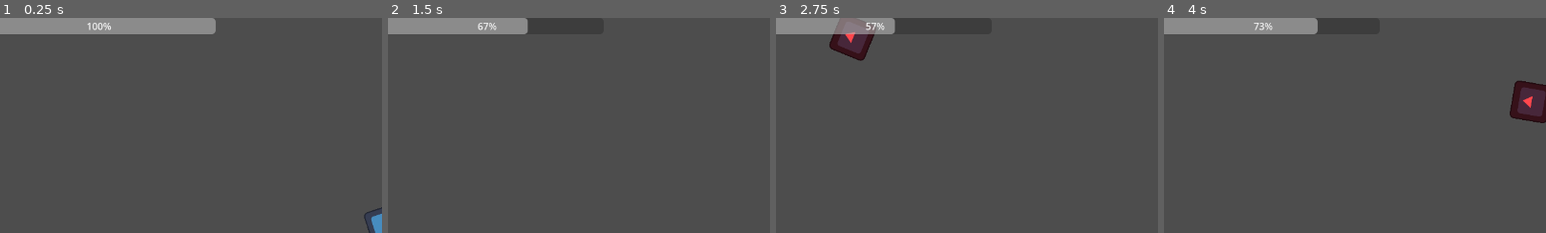
Above: before the commit, frames 1-4 (left to right).
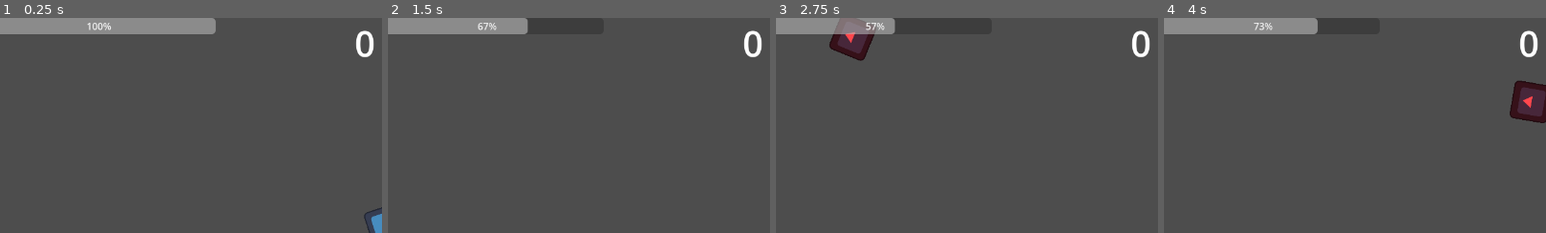
Above: after the commit, the same moments.

Repository: adsuttman/GDTest
Game: Godot game, scene res://main_level.tscn
Two runs of this game, one before a commit and one after it. Both use one fixed random seed, a clock stepped at 60 frames per second and the inputs below. The engine's default icon, where the game draws it, is replaced by a stand-in: a white triangle on a blue panel in a dark square.
Inputs (mouse positions are % of the whole screen's width and height, from its top left):
- Up to frame 1 (0.25 s): no input
- Up to frame 2 (1.5 s): tap Enter at 0.5 s; move the mouse to (72, 45) at 0.52 s; hold D (move_right) 0.53-1.28 s; hold Shift (boost) 0.53-1.28 s; move the mouse to (30, 55) at 1.27 s; hold S (move_down) from 1.28 s (still down); tap Space (shoot) at 1.35 s
- Up to frame 3 (2.75 s): move the mouse to (60, 28) at 2.02 s; release S (move_down) at 2.03 s; hold D (move_right) from 2.03 s (still down); hold Shift (boost) from 2.03 s (still down)
- Up to frame 4 (4 s): move the mouse to (45, 70) at 2.77 s; release D (move_right) at 2.78 s; release Shift (boost) at 2.78 s; hold W (move_up) 2.78-3.53 s; tap Space (shoot) at 2.85 s; move the mouse to (80, 65) at 3.52 s; hold A (move_left) from 3.53 s (still down); hold Shift (boost) from 3.53 s (still down)
The pictures show only the part of the screen within x 2-52%, y 0-50%; the shares and areas given below are measured in that part.

The runs differ from the first frame. In frame 1, 0.3% of the frame differs, in the area x 93-98%, y 5-19%; in frame 2, 0.3%; in frame 3, 0.3%; in frame 4, 0.3%.

Commit message:
added score and score counter

Diff:
--- a/enemy.gd
+++ b/enemy.gd
@@ -6,6 +6,8 @@
 @export var speed: float = 400
 var target: PlayerCharacter = null
 var victory_dance = false
+
+signal enemy_death
 
 func _ready():
 	if target == null:
@@ -26,6 +28,7 @@
 func apply_damage(damage: float) -> void:
 	health -= damage
 	if health <= 0:
+		enemy_death.emit()
 		queue_free()
 
 func handle_collision(collision: KinematicCollision2D) -> void:
--- a/game_manager.gd
+++ b/game_manager.gd
@@ -10,6 +10,9 @@
 var spawn_timer: Timer
 var time_between_spawns: float = 1.0
 var player: PlayerCharacter
+var score: int = 0
+
+signal score_updated(score: int)
 
 func _ready():
 	var tree = get_tree()
@@ -30,10 +33,18 @@
 func spawn_enemy() -> void:
 	var random_spawn: Node2D = \
 		spawn_points[randi_range(0, spawn_points.size() - 1)] as Node2D
-	print(random_spawn)
-	var inst = enemy_scene.instantiate()
+#	print(random_spawn)
+	var inst: Enemy = enemy_scene.instantiate()
 	inst.global_position = random_spawn.global_position
 	level.add_child(inst)
+	inst.enemy_death.connect(handle_enemy_death)
+
+func increase_score() -> void:
+	score += 1
+	score_updated.emit(score)
 
 func handle_player_death() -> void:
 	spawn_timer.stop()
+
+func handle_enemy_death() -> void:
+	increase_score()
--- a/hud.gd
+++ b/hud.gd
@@ -1,9 +1,12 @@
 extends CanvasLayer
 
 var energy_bar: ProgressBar
+var score_counter: Label
 
 func _ready():
 	energy_bar = $EnergyBar
+	score_counter = $Score
+	GameManager.score_updated.connect(update_score)
 
 func _process(delta):
 	pass
@@ -19,3 +22,6 @@
 func _on_player_character_player_death():
 	energy_bar.hide()
 	$DeathMessage.show()
+
+func update_score(score: int) -> void:
+	score_counter.text = str(score)
--- a/hud.tscn
+++ b/hud.tscn
@@ -10,6 +10,9 @@
 
 [sub_resource type="LabelSettings" id="LabelSettings_1npl1"]
 font_size = 25
+
+[sub_resource type="LabelSettings" id="LabelSettings_d27ot"]
+font_size = 60
 
 [node name="HUD" type="CanvasLayer"]
 script = ExtResource("1_xh8n8")
@@ -51,3 +54,16 @@
 grow_vertical = 0
 text = "Try a harder next time"
 label_settings = SubResource("LabelSettings_1npl1")
+
+[node name="Score" type="Label" parent="."]
+anchors_preset = 5
+anchor_left = 0.5
+anchor_right = 0.5
+offset_left = -10.0
+offset_right = 10.0
+offset_bottom = 27.0
+grow_horizontal = 2
+text = "0"
+label_settings = SubResource("LabelSettings_d27ot")
+horizontal_alignment = 1
+vertical_alignment = 1
Not shown: 1 places in hud.tscn that only renumber resources
